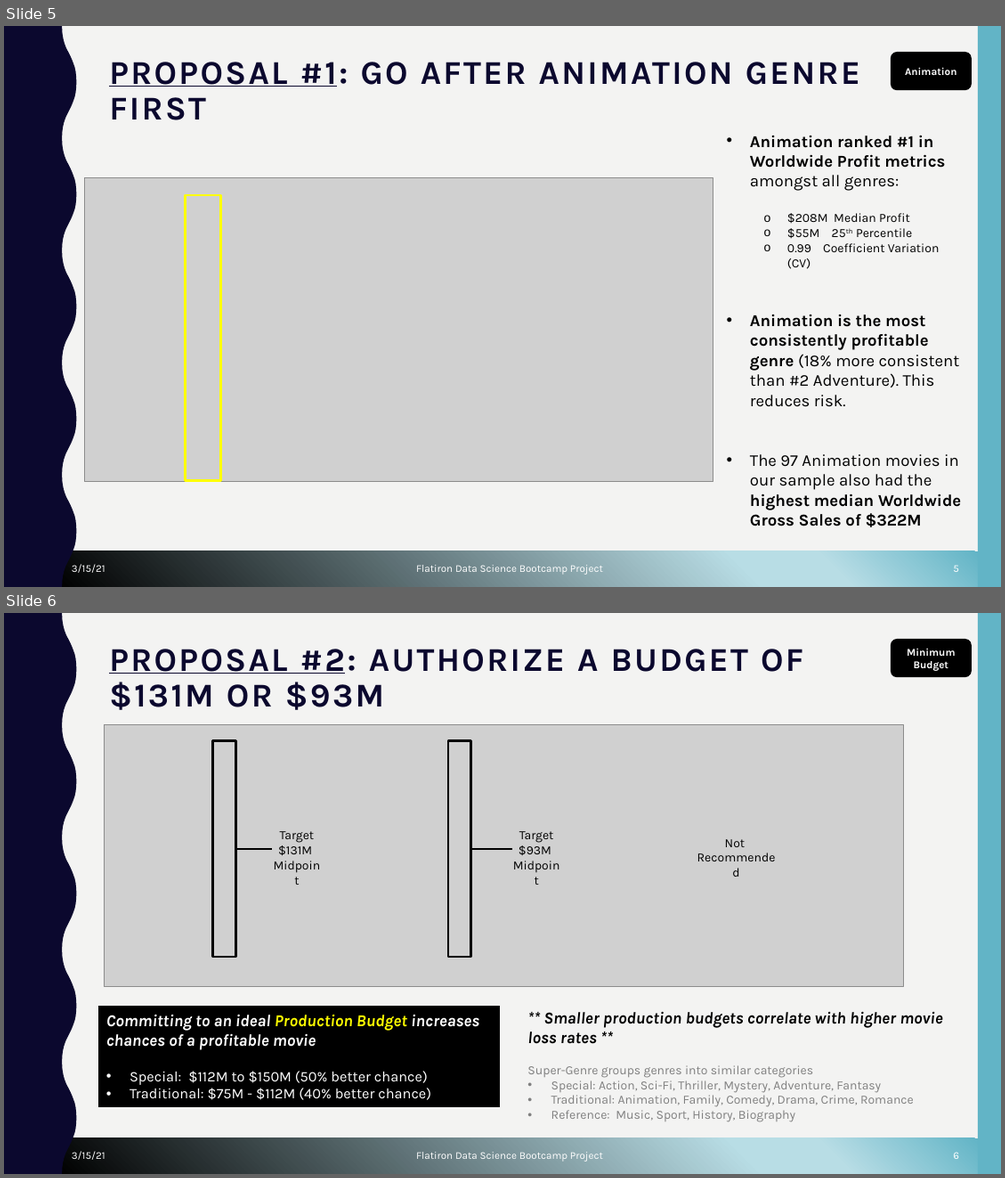
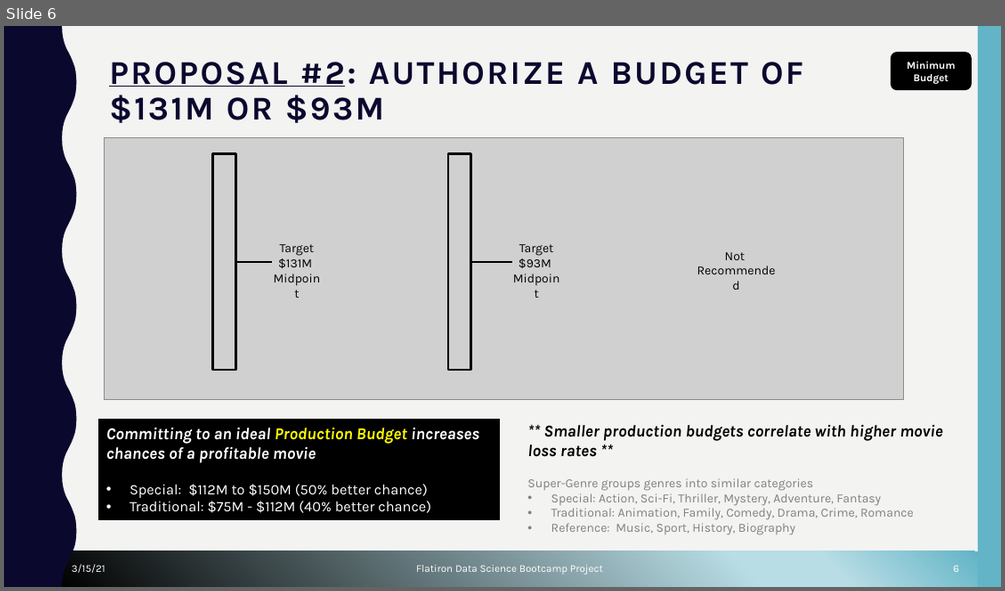
Before and after one commit to cutterback/p02-home-sales-predictive-project, a slide deck: Seattle_Home_Price_Predictive_Model.pptx. Shown one above the other, each under a label of ours: slides 5 and 6 before the commit, slide 6 after it. The pictures are 1005x1178 and 1005x591 pixels, drawn with LibreOffice and Linux fonts; fonts in the diff are those of the drawing; grey boxes stand for pictures; background and template pictures are left out. Boxes give left, top, right and bottom in pixels: in the first picture for what was removed or moved away, otherwise in the second. Text is boxed around its words. In the diff, an @@ line names an element or a change of style, - is before the commit and + after.

```diff
--- a/Seattle_Home_Price_Predictive_Model.pptx
+++ b/Seattle_Home_Price_Predictive_Model.pptx
@@ slide 5 removed at bbox=[4, 26, 1001, 587], background #F3F3F2; not listed: 3 template elements that a slide beside it also shows @@
@@ rounded rectangle removed at bbox=[890, 52, 971, 90] @@
-Animation
@@ title removed at bbox=[109, 62, 860, 120] @@
-PROPOSAL #1: GO AFTER ANIMATION GENRE FIRST
@@ text removed at bbox=[750, 135, 961, 527] @@
-• Animation ranked #1 in Worldwide Profit metrics amongst all genres:
-  o $208M Median Profit
-  o $55M 25th Percentile
-  o 0.99 Coefficient Variation (CV)
-• Animation is the most consistently profitable genre (18% more consistent than #2 Adventure). This reduces risk.
-• The 97 Animation movies in our sample also had the highest median Worldwide Gross Sales of $322M
@@ picture removed at bbox=[85, 178, 713, 481] @@
@@ rectangle removed at bbox=[185, 195, 221, 481] @@
@@ text removed at bbox=[72, 564, 105, 572] @@
-3/15/21
@@ text removed at bbox=[416, 564, 603, 574] @@
-Flatiron Data Science Bootcamp Project
@@ page number removed at bbox=[953, 565, 959, 572] @@
-5
```
Also in this commit, not shown: 4 slides changed, 1 slide added, 1 other file.
